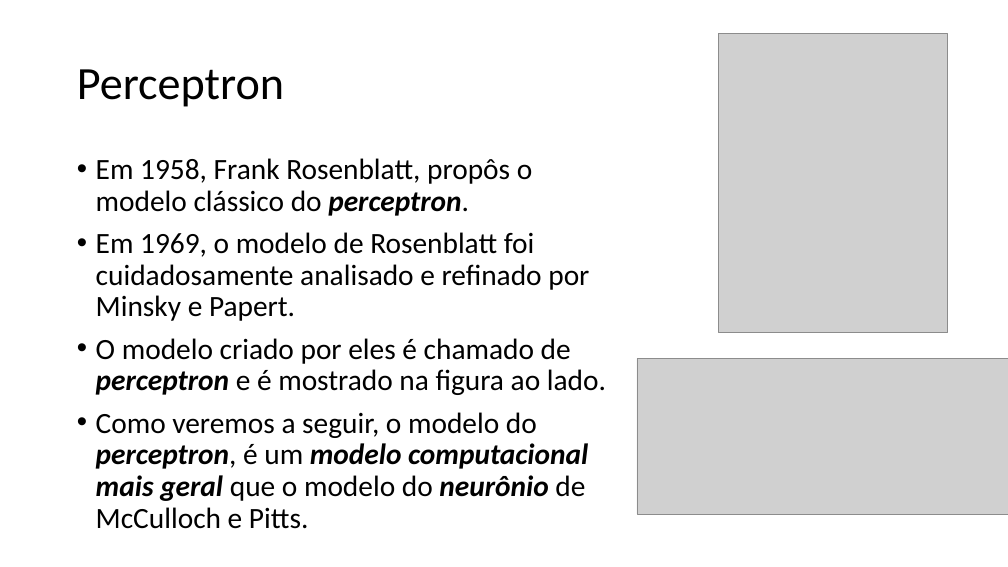
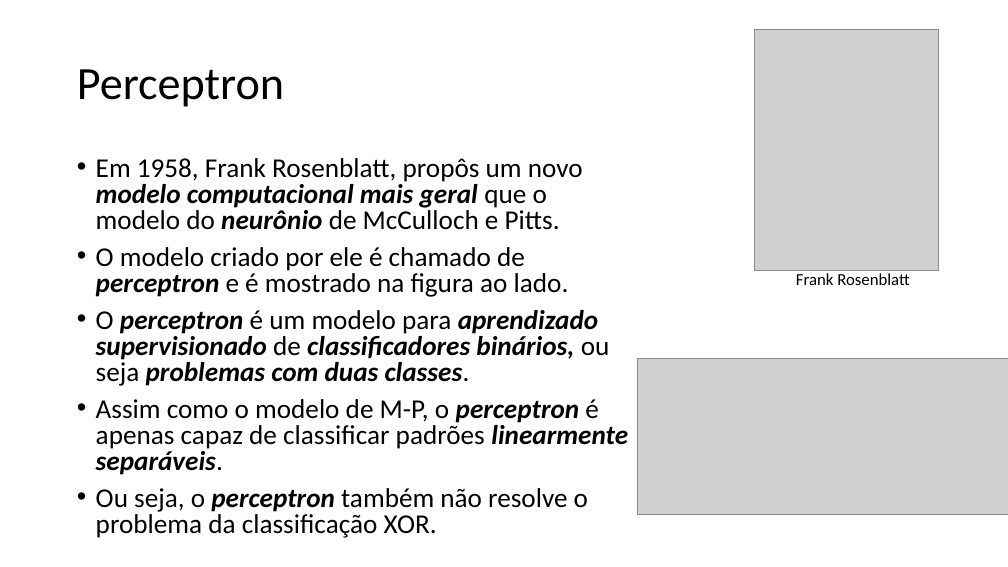
Before and after one commit to zz4fap/t320_aprendizado_de_maquina, a slide deck: slide 14 of slides/T320_Redes_Neurais_Artificiais (Parte I).pptx. Drawn at 1008x567 pixels with LibreOffice and Linux fonts; fonts in the diff are those of the drawing; grey boxes stand for pictures. Boxes give left, top, right and bottom in pixels: in the first picture for what was removed or moved away, otherwise in the second. Text is boxed around its words. In the diff, an @@ line names an element or a change of style, - is before the commit and + after.

```diff
--- a/slides/T320_Redes_Neurais_Artificiais (Parte I).pptx
+++ b/slides/T320_Redes_Neurais_Artificiais (Parte I).pptx
@@ picture: place and size @@
-picture at (719, 33, 948, 333)
+picture at (755, 29, 939, 271)
@@ text at (96, 158, 628, 538): text changed; size 28 to 25.9 pt @@
-• Em 1958, Frank Rosenblatt, propôs o modelo clássico do perceptron.
-• Em 1969, o modelo de Rosenblatt foi cuidadosamente analisado e refinado por Minsky e Papert.
-• O modelo criado por eles é chamado de perceptron e é mostrado na figura ao lado.
-• Como veremos a seguir, o modelo do perceptron, é um modelo computacional mais geral que o modelo do neurônio de McCulloch e Pitts.
+• Em 1958, Frank Rosenblatt, propôs um novo modelo computacional mais geral que o modelo do neurônio de McCulloch e Pitts.
+• O modelo criado por ele é chamado de perceptron e é mostrado na figura ao lado.
+• O perceptron é um modelo para aprendizado supervisionado de classificadores binários, ou seja problemas com duas classes.
+• Assim como o modelo de M-P, o perceptron é apenas capaz de classificar padrões linearmente separáveis.
+• Ou seja, o perceptron também não resolve o problema da classificação XOR.
@@ text added at (796, 273, 909, 285), 16 pt, text #000000 @@
+Frank Rosenblatt
```
Also in this commit, not shown: 4 other slides changed, 1 slide added, 1 slide removed, 1 other file.
